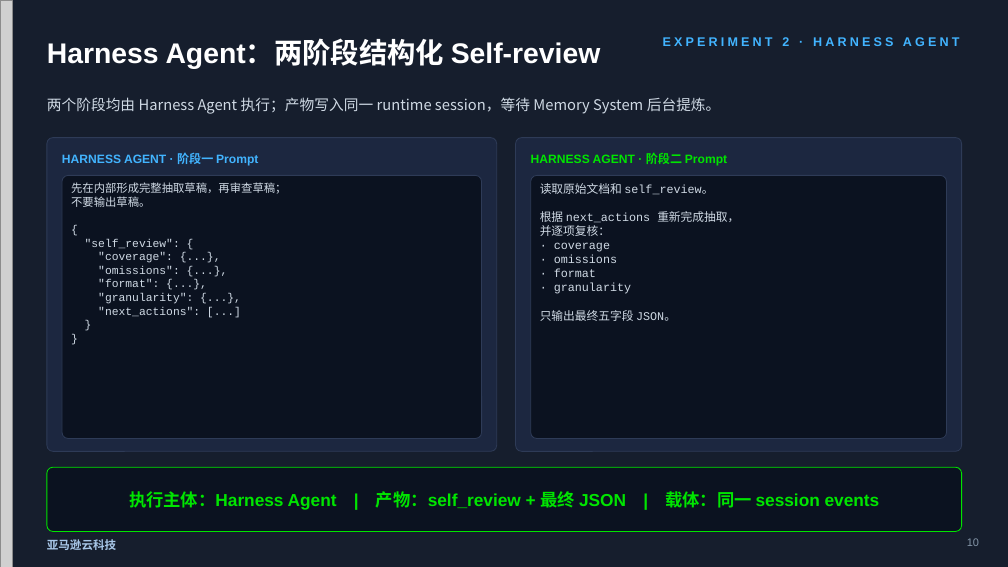
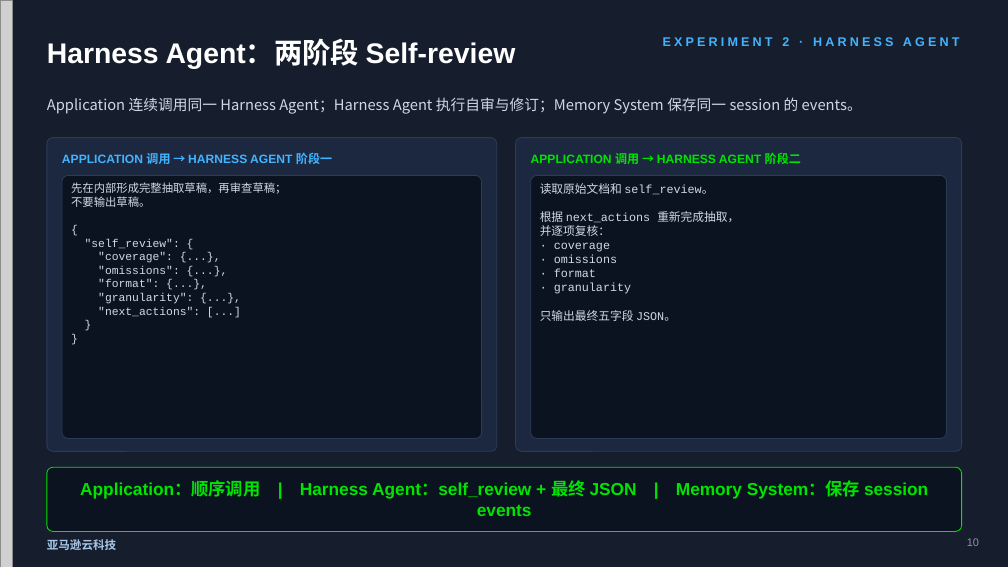
Before and after one commit to dashjim/agentcore-memory-loop, a slide deck: slide 10 of docs/记忆能让Agent越跑越好吗-V3.pptx. Drawn at 1008x567 pixels with LibreOffice and Linux fonts; fonts in the diff are those of the drawing; grey boxes stand for pictures. Boxes give left, top, right and bottom in pixels: in the first picture for what was removed or moved away, otherwise in the second. Text is boxed around its words. In the diff, an @@ line names an element or a change of style, - is before the commit and + after.

Commit message:
docs: clarify role ownership across memory deck

```diff
--- a/docs/记忆能让Agent越跑越好吗-V3.pptx
+++ b/docs/记忆能让Agent越跑越好吗-V3.pptx
@@ text at (x1=47, y1=41, x2=516, y2=69): text changed @@
-Harness Agent：两阶段结构化 Self-review
+Harness Agent：两阶段 Self-review
@@ text at (x1=47, y1=97, x2=862, y2=114): text changed @@
-两个阶段均由 Harness Agent 执行；产物写入同一 runtime session，等待 Memory System 后台提炼。
+Application 连续调用同一 Harness Agent；Harness Agent 执行自审与修订；Memory System 保存同一 session 的 events。
@@ text at (x1=62, y1=151, x2=332, y2=167): text changed @@
-HARNESS AGENT · 阶段一 Prompt
+APPLICATION 调用 → HARNESS AGENT 阶段一
@@ text at (x1=531, y1=151, x2=801, y2=167): text changed @@
-HARNESS AGENT · 阶段二 Prompt
+APPLICATION 调用 → HARNESS AGENT 阶段二
@@ text at (x1=80, y1=480, x2=928, y2=516): text changed @@
-执行主体：Harness Agent | 产物：self_review + 最终 JSON | 载体：同一 session events
+Application：顺序调用 | Harness Agent：self_review + 最终 JSON | Memory System：保存 session events
```
Also in this commit, not shown: 15 other slides changed, 1 slide added, 1 slide removed, 2 other files.
